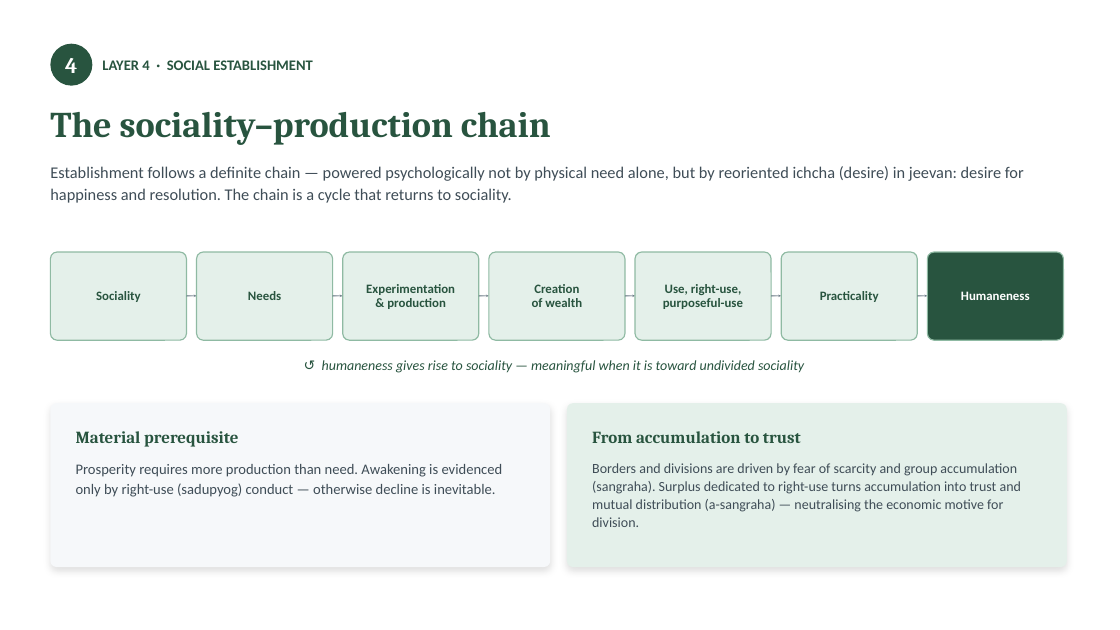
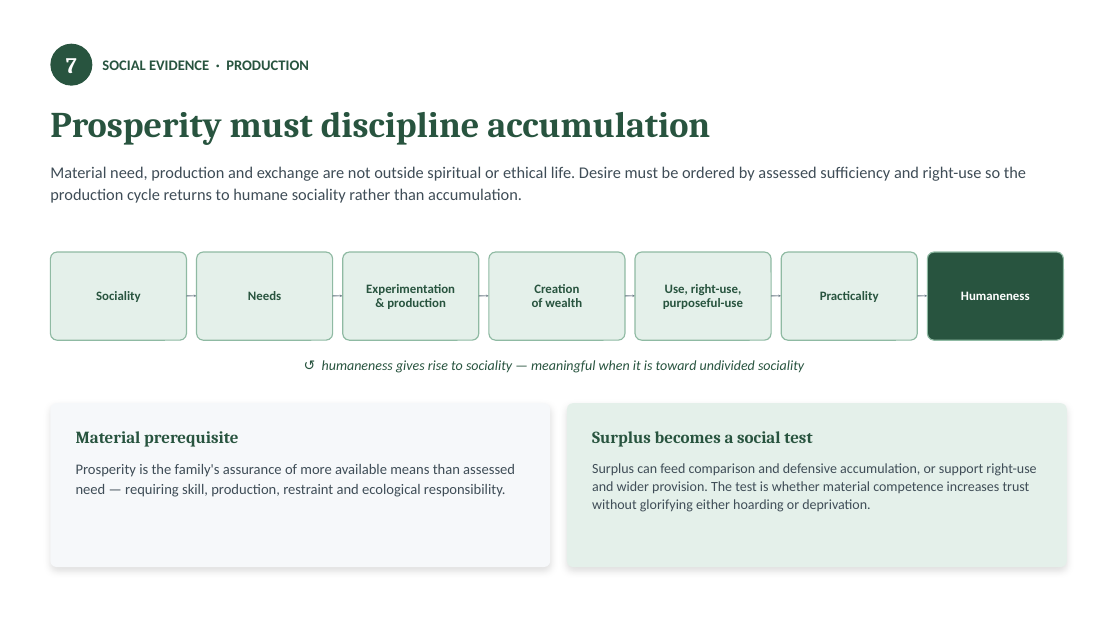
Before and after one commit to raghavamohan/AnalyticMadhyasthDarshan, a slide deck: slide 18 of Studies/How-Undivided-Society-Is-Established/How-Undivided-Society-Is-Established.pptx. Drawn at 1120x630 pixels with LibreOffice and Linux fonts; fonts in the diff are those of the drawing. Boxes give left, top, right and bottom in pixels: in the first picture for what was removed or moved away, otherwise in the second. Text is boxed around its words. In the diff, an @@ line names an element or a change of style, - is before the commit and + after.

```diff
--- a/Studies/How-Undivided-Society-Is-Established/How-Undivided-Society-Is-Established.pptx
+++ b/Studies/How-Undivided-Society-Is-Established/How-Undivided-Society-Is-Established.pptx
@@ text at [66,58,77,73]: text changed @@
-4
+7
@@ text at [102,60,309,70]: text changed @@
-LAYER 4 · SOCIAL ESTABLISHMENT
+SOCIAL EVIDENCE · PRODUCTION
@@ text at [50,112,710,145]: text changed @@
-The sociality–production chain
+Prosperity must discipline accumulation
@@ text at [50,166,1026,203]: text changed @@
-Establishment follows a definite chain — powered psychologically not by physical need alone, but by reoriented ichcha (desire) in jeevan: desire for happiness and resolution. The chain is a cycle that returns to sociality.
+Material need, production and exchange are not outside spiritual or ethical life. Desire must be ordered by assessed sufficiency and right-use so the production cycle returns to humane sociality rather than accumulation.
@@ text at [592,431,812,447]: text changed @@
-From accumulation to trust
+Surplus becomes a social test
@@ text at [76,464,515,497]: text changed @@
-Prosperity requires more production than need. Awakening is evidenced only by right-use (sadupyog) conduct — otherwise decline is inevitable.
+Prosperity is the family's assurance of more available means than assessed need — requiring skill, production, restraint and ecological responsibility.
@@ text at [592,463,1036,512]: text changed @@
-Borders and divisions are driven by fear of scarcity and group accumulation (sangraha). Surplus dedicated to right-use turns accumulation into trust and mutual distribution (a-sangraha) — neutralising the economic motive for division.
+Surplus can feed comparison and defensive accumulation, or support right-use and wider provision. The test is whether material competence increases trust without glorifying either hoarding or deprivation.
```
Also in this commit, not shown: 20 other slides changed, 2 slides added, 2 slides removed, 7 other files.
